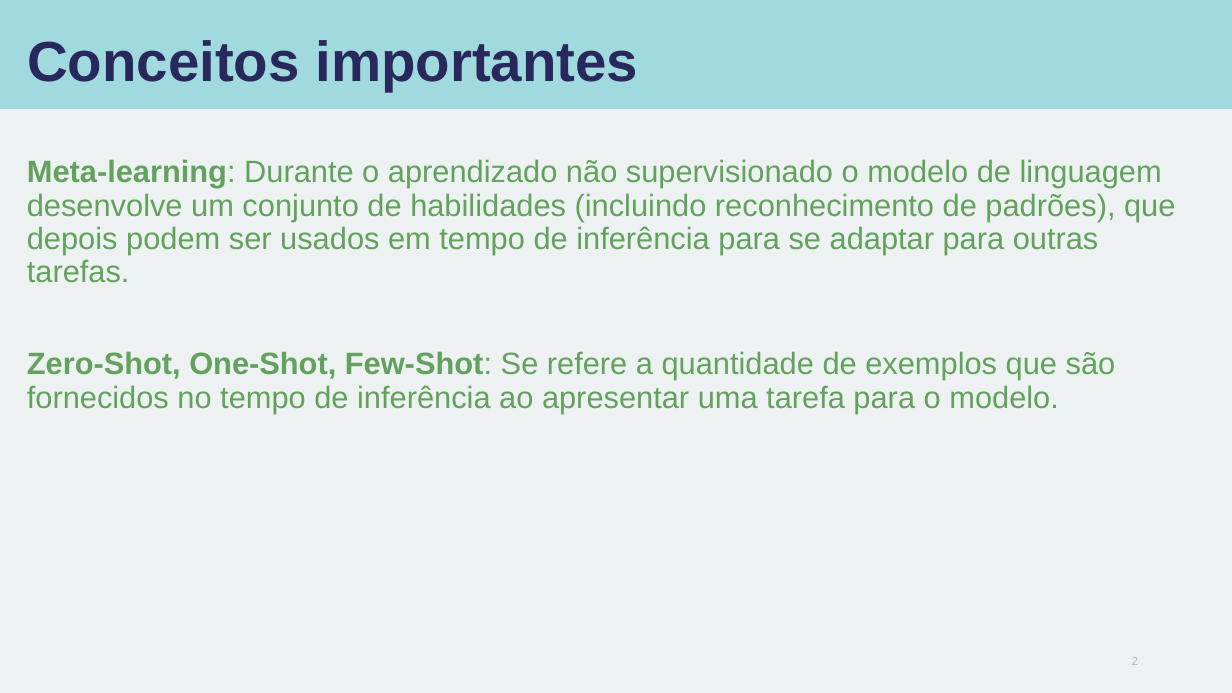
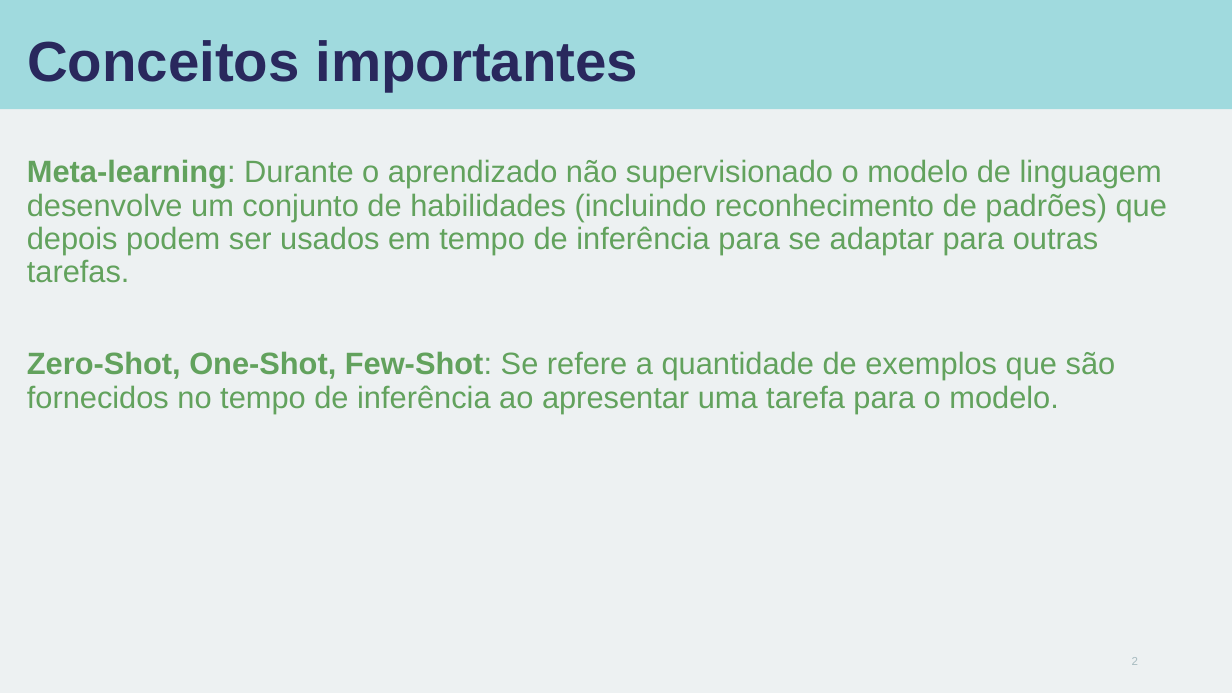
Before and after one commit to carisio/IA368-DD_deep_learning_busca, a slide deck: slide 2 of 3 - few-shot/leitura/language_models_are_few_shot_learners.pptx. Drawn at 1232x693 pixels with LibreOffice and Linux fonts; fonts in the diff are those of the drawing. Boxes give left, top, right and bottom in pixels: in the first picture for what was removed or moved away, otherwise in the second. Text is boxed around its words. In the diff, an @@ line names an element or a change of style, - is before the commit and + after.

```diff
--- a/3 - few-shot/leitura/language_models_are_few_shot_learners.pptx
+++ b/3 - few-shot/leitura/language_models_are_few_shot_learners.pptx
@@ text at (27,159,1167,283): text changed @@
-Meta-learning: Durante o aprendizado não supervisionado o modelo de linguagem desenvolve um conjunto de habilidades (incluindo reconhecimento de padrões), que depois podem ser usados em tempo de inferência para se adaptar para outras tarefas.
+Meta-learning: Durante o aprendizado não supervisionado o modelo de linguagem desenvolve um conjunto de habilidades (incluindo reconhecimento de padrões) que depois podem ser usados em tempo de inferência para se adaptar para outras tarefas.
```
Also in this commit, not shown: 3 other slides changed, 3 other files.
